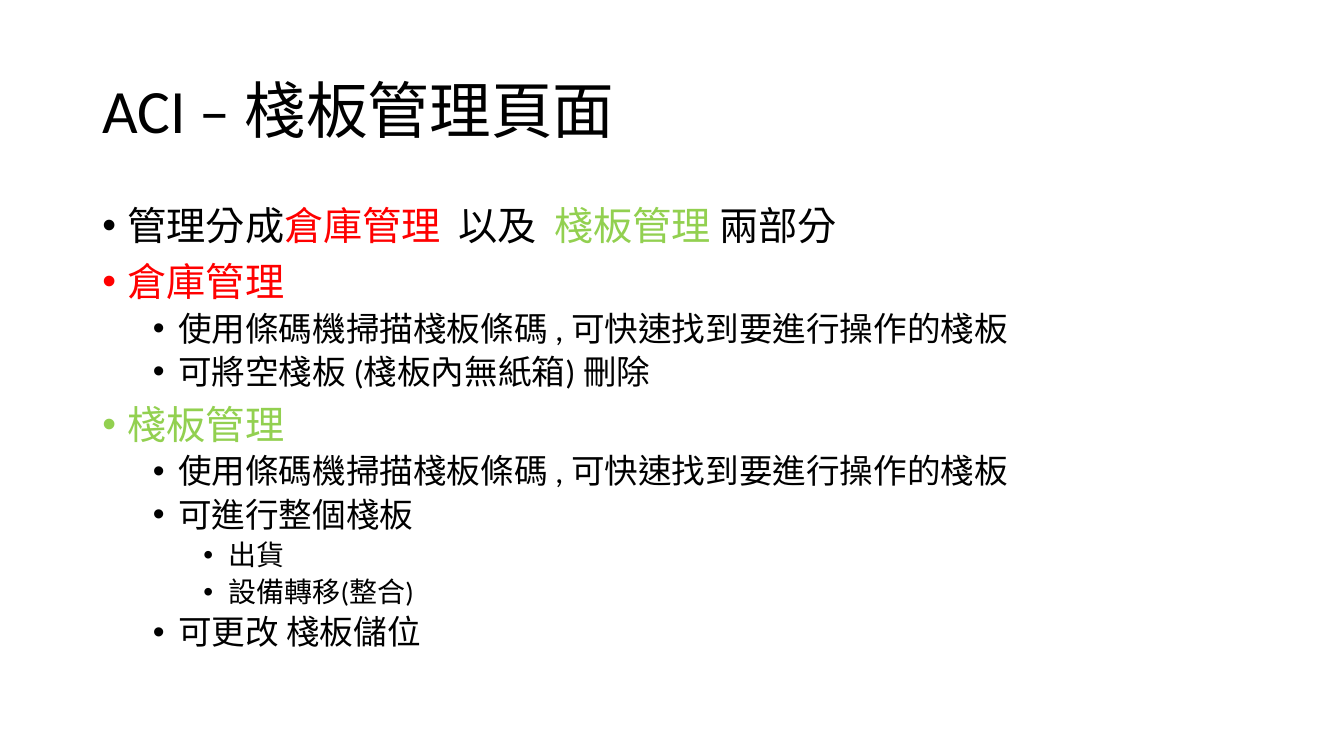
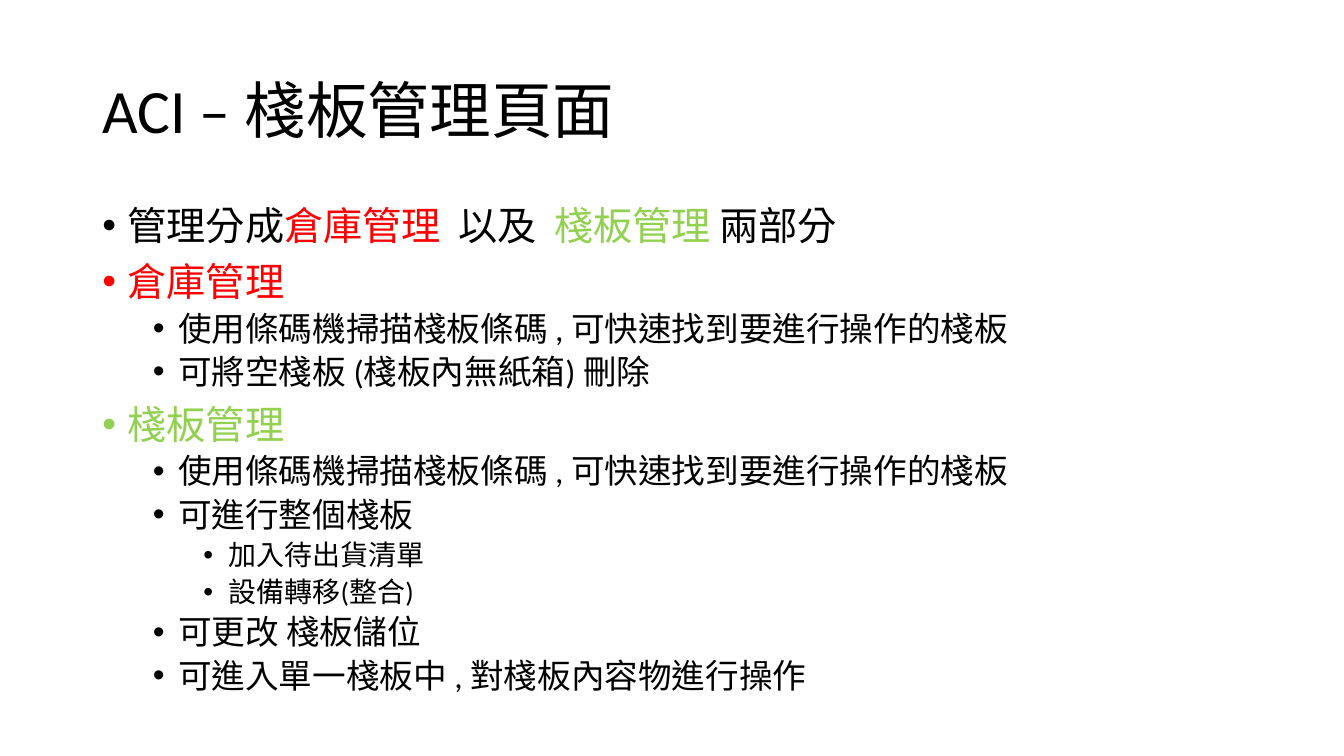
Before and after one commit to CrayHung/twoway-scanner, a slide deck: slide 19 of document/ACI庫存操作.pptx (slide 13 before the commit). Drawn at 1344x756 pixels with LibreOffice and Linux fonts; fonts in the diff are those of the drawing. Boxes give left, top, right and bottom in pixels: in the first picture for what was removed or moved away, otherwise in the second. Text is boxed around its words. In the diff, an @@ line names an element or a change of style, - is before the commit and + after.

```diff
--- a/document/ACI庫存操作.pptx
+++ b/document/ACI庫存操作.pptx
@@ text at bbox=[228, 541, 424, 568]: text changed @@
-    • 出貨
+    • 加入待出貨清單
@@ text at bbox=[178, 659, 806, 691]: paragraph added @@
+  • 可進入單一棧板中 , 對棧板內容物進行操作
```
Also in this commit, not shown: 12 other slides changed, 11 slides added, 8 slides removed, 22 other files.
